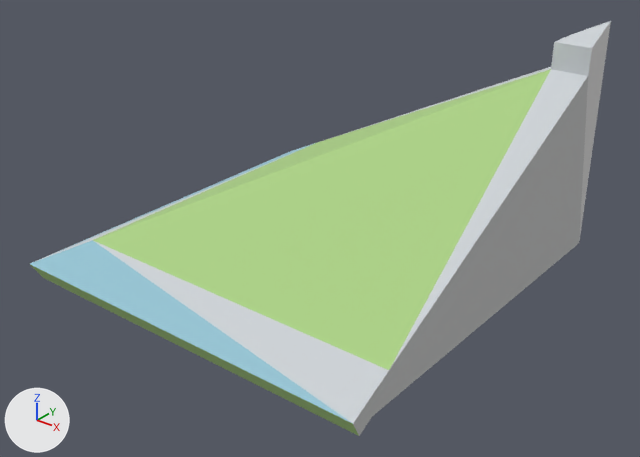
The glTF model example_game/world/props/roof-corner.prop/model.glb as it was, and as the next commit left it.
Both versions are drawn from a camera (50 mm lens) standing at (2.72, -3.34, 2.28) and looking at (0.13, -0.11, 0.28). Arrows for +X, +Y and +Z are at lower left; the lights stay in place. The first picture is the older version. Vertices at exactly the same position are counted once.

The first picture shows 'model'.
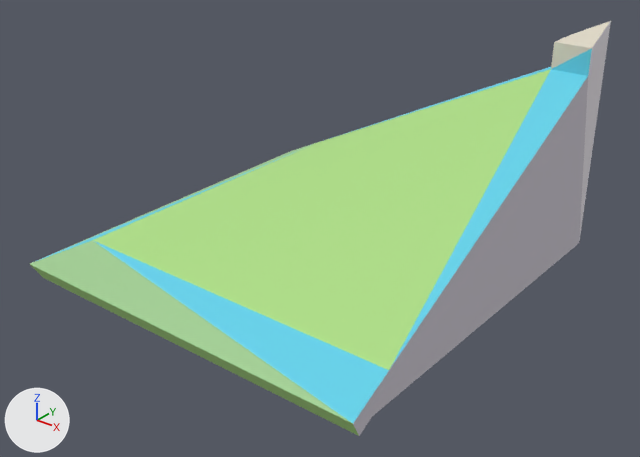
Where the change shows, as pixel boxes (x1, y1, x2, y2) in the pictures (640 x 457 px):
part 1 of me_model, recoloured
    both: (353, 77, 588, 435)
part 2 of me_model, recoloured
    both: (30, 69, 551, 435)
part 3 of me_model, recoloured
    both: (32, 48, 592, 423)
part 4 of me_model, recoloured (light grey to white)
    both: (579, 21, 611, 241)
part 5 of me_model, recoloured (light grey to pale yellow)
    both: (551, 21, 610, 69)

Diff of the bpy script that builds the scene:
```diff
--- a/example_game/world/props/roof-corner.prop/model.glb.py
+++ b/example_game/world/props/roof-corner.prop/model.glb.py
@@ me_model @@
 me_model.from_pydata(...)  # 20 vertices, 36 faces; spans x -1.07..1.07, y -1.07..1.07, z -0.02..1.28
 # used by ob_model
+# me_model part 1: 10 faces centred in x -1.01..1.07, y -1.01..1.07, z 0.02..0.42 are repainted in the vertex colours; the middle colour goes from light grey #c1c2c2 to light grey #cec9d3
+# me_model part 2: 12 faces centred in x -1.05..0.4, y -1.05..0.37, z -0.01..0.47 are repainted in the vertex colours; the middle colour goes from green #add287 to green #afde88
+# me_model part 3: 6 faces centred in x -0.91..1.0, y -0.91..1.0, z 0.15..1.08 are repainted in the vertex colours; the middle colour goes from light grey #ced3d7 to cyan #66d3ea
+# me_model part 4: 4 faces centred in x 0.93..1.07, y 0.93..1.07, z 0.78..1.16 are repainted in the vertex colours; the middle colour goes from light grey #d8d7d7 to white #e9e4ea
+# me_model part 5: 4 faces centred in x 0.87..1.0, y 0.87..1.0, z 1.13..1.21 are repainted in the vertex colours; the middle colour goes from light grey #ced3d7 to pale yellow #dfd8c7
 me_model.materials.append(mat_style)
```
